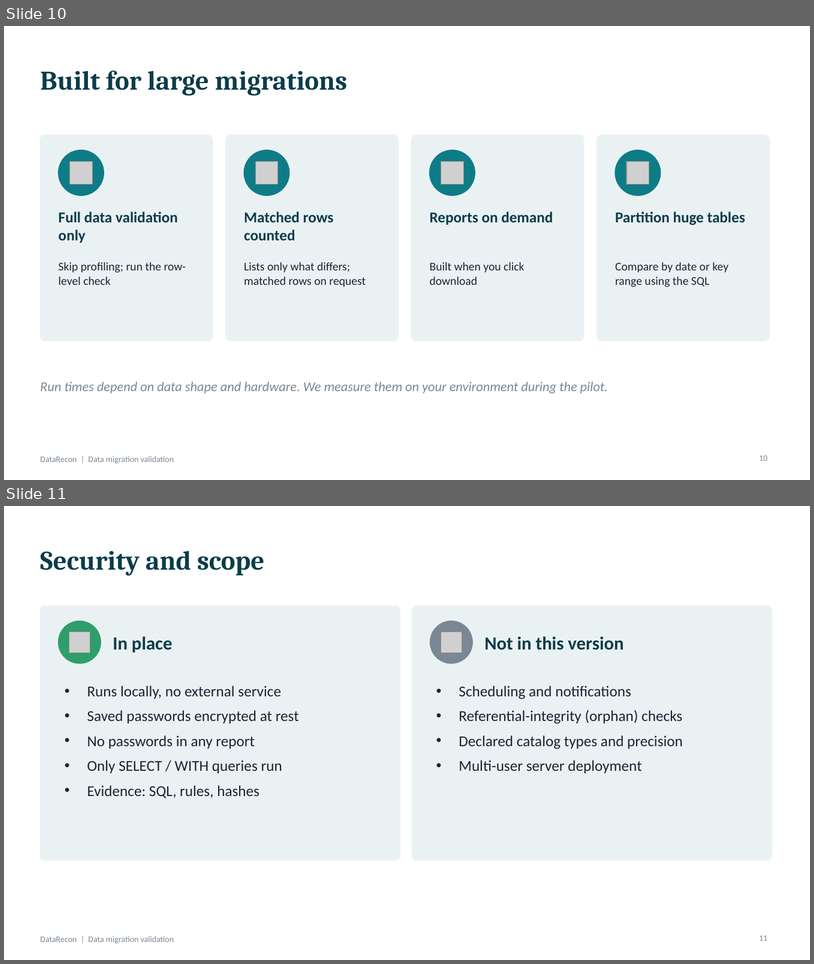
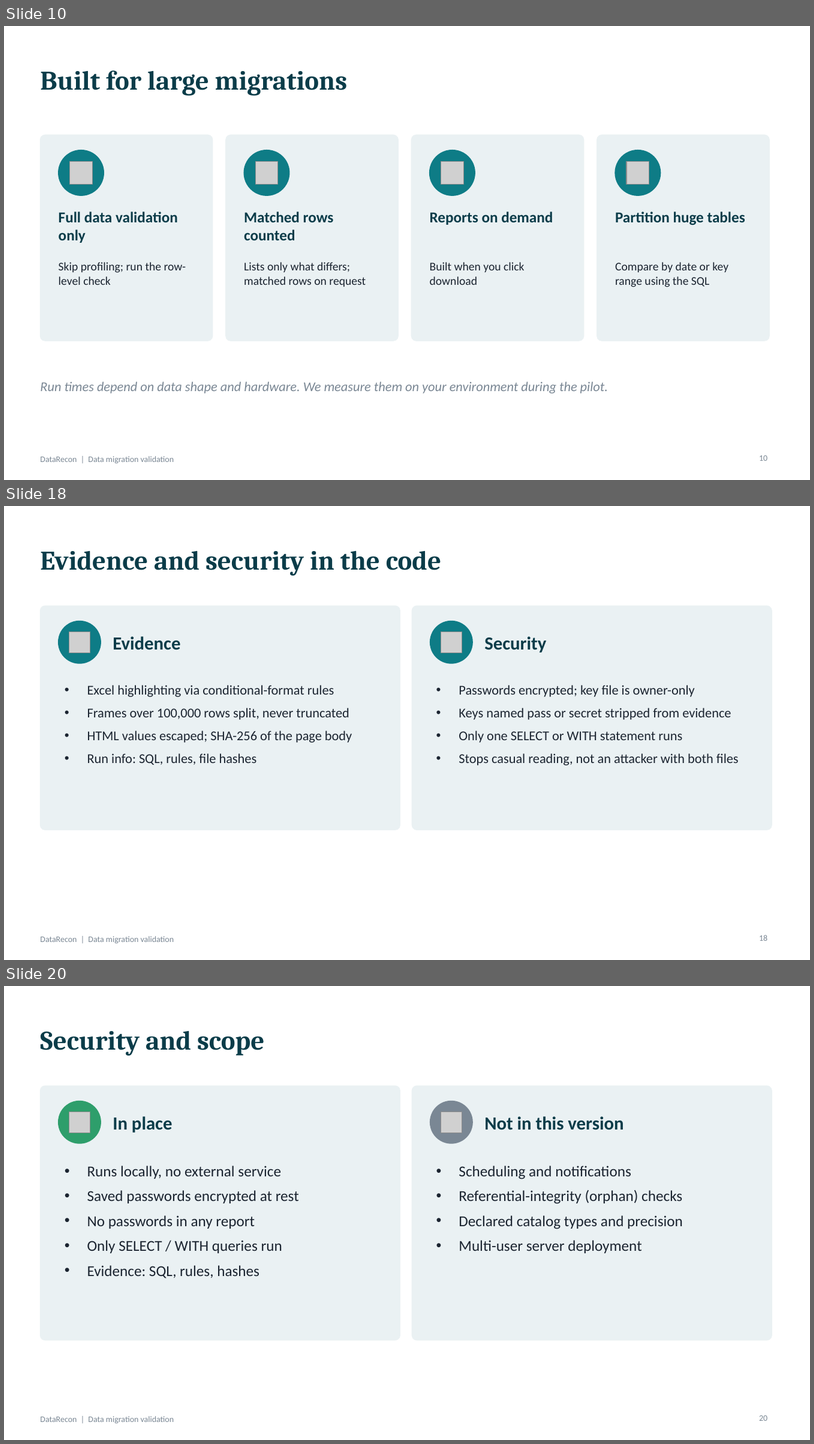
Before and after one commit to mkchandrueee/terraform-project, a slide deck: docs/DataRecon_Client_Presentation.pptx. Shown one above the other, each under a label of ours: slides 10 and 11 before the commit, slides 10, 18 and 20 after it; the slides between them are not shown. The pictures are 814x964 and 814x1444 pixels, drawn with LibreOffice and Linux fonts; fonts in the diff are those of the drawing; grey boxes stand for pictures. Boxes give left, top, right and bottom in pixels: in the first picture for what was removed or moved away, otherwise in the second. Text is boxed around its words. In the diff, an @@ line names an element or a change of style, - is before the commit and + after.

```diff
--- a/docs/DataRecon_Client_Presentation.pptx
+++ b/docs/DataRecon_Client_Presentation.pptx
@@ slide 18 added at [4, 506, 810, 960], background #FFFFFF; not listed: 1 template element that a slide beside it also shows @@
@@ title added at [40, 551, 441, 576], 32 pt, text #0B3C49, bold @@
+Evidence and security in the code
@@ rounded rectangle added at [40, 606, 400, 829], fill #EAF1F3, outline #EAF1F3 1 pt @@
@@ rounded rectangle added at [413, 606, 772, 829], fill #EAF1F3, outline #EAF1F3 1 pt @@
@@ ellipse added at [59, 621, 101, 663], fill #0E7C86, outline #0E7C86 1 pt @@
@@ ellipse added at [431, 621, 473, 663], fill #0E7C86, outline #0E7C86 1 pt @@
@@ picture added at [69, 632, 90, 653] @@
@@ text added at [113, 636, 180, 650], 22 pt, text #0B3C49, bold @@
+Evidence
@@ picture added at [441, 632, 462, 653] @@
@@ text added at [485, 636, 546, 652], 22 pt, text #0B3C49, bold @@
+Security
@@ text added at [87, 685, 352, 765], 16 pt, text #1B2430 @@
+• Excel highlighting via conditional-format rules
+• Frames over 100,000 rows split, never truncated
+• HTML values escaped; SHA-256 of the page body
+• Run info: SQL, rules, file hashes
@@ text added at [459, 685, 739, 765], 16 pt, text #1B2430 @@
+• Passwords encrypted; key file is owner-only
+• Keys named pass or secret stripped from evidence
+• Only one SELECT or WITH statement runs
+• Stops casual reading, not an attacker with both files
@@ page number added at [759, 934, 768, 940], 10 pt, text #7A8794 @@
+18
@@ what was slide 11 is now slide 20 @@
@@ page number at [759, 1415, 768, 1420]: text changed @@
-11
+20
```
Also in this commit, not shown: 8 other slides added.
